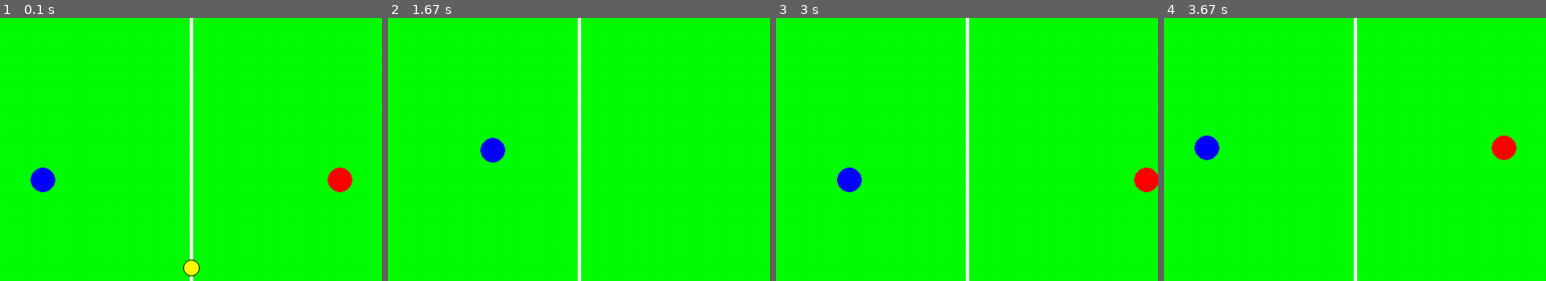
Above: before the commit, frames 1-4 (left to right).
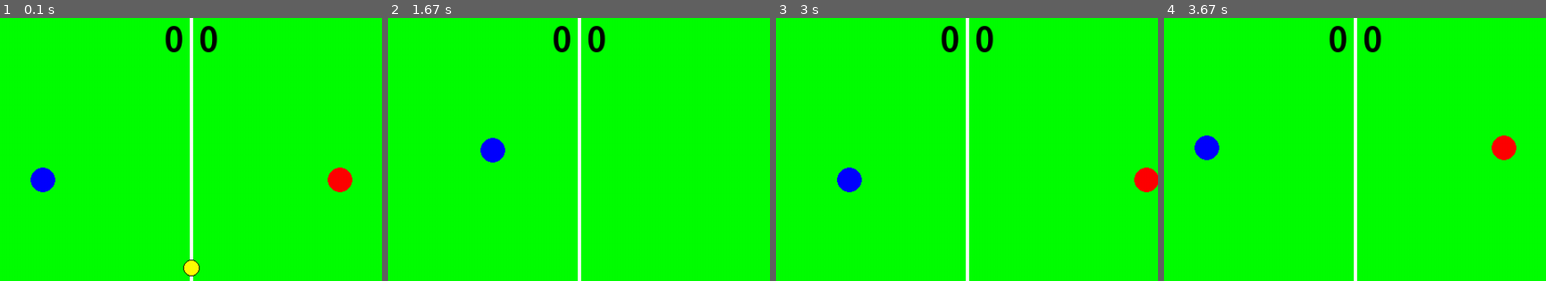
Above: after the commit, the same moments.

Repository: RL-RedLeaf/DiscUI
Game: pygame game, started from main.py
Two runs of this game, one before a commit and one after it. Both use one fixed random seed, a clock stepped at 60 frames per second and the inputs below.
Inputs:
- Up to frame 1 (0.1 s): no input
- Up to frame 2 (1.67 s): tap Space at 0.33, 0.73, 1.03, 1.23, 1.57 s; hold D 0.67-1.13 s; hold W 1.17-1.47 s; hold D from 1.5 s (still down)
- Up to frame 3 (3 s): tap Space at 1.87, 2.07, 2.37, 2.63, 2.97 s; release D at 1.97 s; hold A 2-2.53 s; hold S 2.57-2.87 s; hold A from 2.9 s (still down)
- Up to frame 4 (3.67 s): tap Space at 3.27, 3.4 s; release A at 3.3 s; hold W from 3.33 s (still down)
The pictures show only the part of the screen within x 22-72%, y 3-52%; the shares and areas given below are measured in that part.

The runs differ from the first frame. In frame 1, 0.6% of the frame differs, in the area x 43-57%, y 2-14%; in frame 2, 0.6%; in frame 3, 0.6%; in frame 4, 0.6%.

Commit message:
差点忘了还有得分
增加了得分逻辑和分数显示

Diff:
--- a/DiscUI.py
+++ b/DiscUI.py
@@ -8,9 +8,6 @@
     def distance(x1, y1, x2, y2):
         return ((x1 - x2) ** 2 + (y1 - y2) ** 2)**0.5
 
-    def idk(self):
-        #没用，但是没这个就会报错
-        return 0
 
     def __init__(self,screen,clock,player_num,team_agent_list=None,player_agent_list=None):
         self.screen=screen
@@ -24,11 +21,11 @@
         self.event_bus = EventBus()                 #事件总线，通过DiscGame类将事件总线分发给各类
         self.DiscUI=UI(self.event_bus,self.screen,self.clock)
 
-        self.team1=Team(1,self.event_bus,team_agent_list[0],player_agent_list[0])
-        self.team2=Team(2,self.event_bus,team_agent_list[1],player_agent_list[1])
+        self.team1=Team(0,self.event_bus,team_agent_list[0],player_agent_list[0])
+        self.team2=Team(1,self.event_bus,team_agent_list[1],player_agent_list[1])
         self.disc=Disc(self.event_bus)
         #创建游戏所需实体
-        self.game_state=GameState({1:self.team1,2:self.team2},self.disc,self.screen)
+        self.game_state=GameState({0:self.team1,1:self.team2},self.disc,self.screen)
 
         self.updated=[]#用于存放当前帧已经更新的实体 判断所有实体更新后再绘制
         self.update_timeout = 1000  # 更新超时时间（毫秒）
@@ -47,11 +44,16 @@
         self.updated.append(event.team)
 
     def change_score(self,event):
-        pass
+        self.game_state.score[event.team_id] += 1
+        print(f"得分！当前比分：{self.game_state.score}")
+        self.event_bus.publish(ResetEvent(self,None,{self.team1.team_id:[[self.screen.get_width()//2-180,self.screen.get_height()//(self.player_num+1)*(i+1)] for i in range(self.player_num+1)],
+             self.team2.team_id:[[self.screen.get_width()//2+180,self.screen.get_height()//(self.player_num+1)*(j+1)] for j in range(self.player_num+1)]},"score"))#发布重置事件，重置原因是得分
+
 
     def subscribe_main_event(self):
         self.event_bus.subscribe(TeamStateEvent,self.change_team_state)
         self.event_bus.subscribe(DiscStateEvent,self.change_disc_state)
+        self.event_bus.subscribe(ScoreEvent,self.change_score)
 
 
 
@@ -188,7 +190,9 @@
 
 
 class ScoreEvent(Event):
-    pass
+    def __init__(self, sender, target, team_id):
+        super().__init__(sender, target)
+        self.team_id = team_id
 
 #开始游戏事件
 class GameStartEvent(Event):
@@ -200,6 +204,20 @@
         self.delta_time=delta_time
         self.screen=screen
 
+class ResetEvent(Event):
+    """
+    ResetEvent 用于触发游戏重置，包含以下参数：
+    sender(DiscGame) : 发送者
+    target(None) : 接收者（广播）
+    reason(str) : 重置原因（如"score"表示得分重置）
+    """
+    def __init__(self, sender, target=None,pos_dict=None, reason="score"):
+        super().__init__(sender, target)
+        self.reason = reason
+        self.pos_dict =pos_dict #重置后玩家位置列表
+
+
+
 #实体-父类，包含位置、事件总线
 class Entity:
     def __init__(self,event_bus):
@@ -217,12 +235,17 @@
         self.event_bus=event_bus
         self.event_bus.subscribe(GameStartEvent,self.create_players)
         self.event_bus.subscribe(GameState,self.mainloop)
+        self.event_bus.subscribe(ResetEvent,self.reset)
         self.running=True
         self.mode=0 #策略模式，0为进攻，1为防守
-        self.new_state=0
         self.agent=agent
         self.player_agent=player_agent
 
+    def reset(self,event):
+        self.mode=0 #重置策略模式
+        for player in self.player_list:
+            player.pos = event.pos_dict[self.team_id][player.id]
+            player.hold_disc = None
     def team_agent(self,event):               #进行队伍决策,这里接受的是gamestate的event
         self.mode = self.agent.get_mode()
         self.event_bus.publish(TeamModeEvent(self.mode,event,self,self.player_list))
@@ -307,16 +330,29 @@
         self.event_bus.subscribe(DiscCaughtEvent, self.state_update)
         self.event_bus.subscribe(DiscThrownEvent, self.state_update)
         self.event_bus.subscribe(DiscMovedEvent, self.state_update)
+        self.event_bus.subscribe(ResetEvent,self.reset)
         self.running=True
 
-
+    @staticmethod
+    def _inner(region,pos): #检测pos是否在region内，region格式为(x,y,w,h)
+        if region[0]<=pos[0]<=region[0]+region[2] and region[1]<=pos[1]<=region[1]+region[3]:
+            return True
+        else:
+            return False
     def create_disc(self,event):
         self.delta_time = event.delta_time
         self.screen=event.screen
         self.pos=[self.screen.get_width()//2,self.screen.get_height()//2]
+        self.score_loc = event.score_loc
         self.event_bus.publish(DiscStateEvent(self,self))
 
-
+    def reset(self,event):
+        self.pos=[self.screen.get_width()//2,self.screen.get_height()//2]
+        self.state=0
+        self.holder=None
+        self.sub_holder=[]
+        self.height=0
+        self.velocity = [0, 0, 0]  # 三维速度:[x,y,h]
     def state_update(self,event):              #与主线程进行交互，处理state事件
         # if type(event) == DiscMovedEvent: #游戏规则持盘不可移动
         #     if self.state == 2 and self.holder == event.sender:
@@ -365,8 +401,17 @@
 
         pass
 
+    def score_check(self):
+        if self._inner(self.score_loc[0],self.pos):  #进入1队得分区
+            self.event_bus.publish(ScoreEvent(self,None,1))
+        elif self._inner(self.score_loc[1],self.pos):  #进入0队得分区
+            self.event_bus.publish(ScoreEvent(self,None,0))
+        else:
+            pass
+
     def mainloop(self,event):
         self.state_movement()#处理移动等信息
+        self.score_check()#处理得分
         if self.state == 3:
             self.holder = self.sub_holder[random.randrange(0,len(self.sub_holder))].sender          #处理飞盘抢夺。我选择直接随机（
             self.state = 2
@@ -390,6 +435,7 @@
         self.teams=teams
         self.disc=disc
         self.screen=screen
+        self.score={0:0,1:0}
 
 
 
@@ -408,6 +454,7 @@
         self.event_bus=event_bus
         self.screen=screen
         self.clock=clock
+        self.font = pygame.font.SysFont('SimHei',40,bold=True) # 系统字体
         # self.event_bus.subscribe(GameState,self.dr aw_new_state)
         self.event_bus.subscribe(GameStartEvent,self.set_rule)
 
@@ -427,10 +474,14 @@
         #队员
         for team in list(event.teams.values()):
             for player in team.player_list:
-                pygame.draw.circle(self.screen,"blue" if player.team_id==1 else "red",player.pos,15)
+                pygame.draw.circle(self.screen,"blue" if player.team_id==0 else "red",player.pos,15)
         #飞碟
         pygame.draw.circle(self.screen,'yellow',event.disc.pos,10)
         pygame.draw.circle(self.screen, 'black', event.disc.pos, 10,width=1)
+
+        self.score_text_surface = self.font.render(f"{event.score[0]}  {event.score[1]}", True, (0,0,0))
+        self.screen.blit(self.score_text_surface, (self.screen.get_width()//2 - self.score_text_surface.get_width()//2, 10))
+
         pygame.display.flip()
 
 
@@ -460,7 +511,7 @@
             ],
             'opponents': [
                 {'position': p.pos, 'id': p.id}
-                for p in gamestate.teams[3 - self.player.team_id].player_list  # 3-team_id得到对手队伍ID
+                for p in gamestate.teams[1 - self.player.team_id].player_list  # 1-team_id得到对手队伍ID
             ],
             'score_zones': {
                 'my_zone': (0, 0, 60, gamestate.screen.get_height()) if self.player.team_id == 1
Not shown, changed: README.md
Not shown, changed: .gitignore
